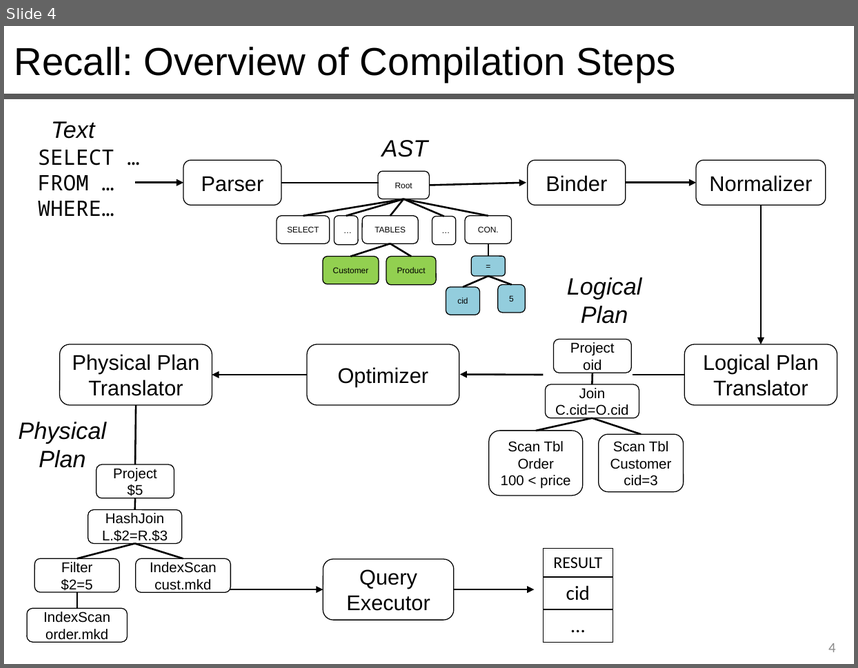
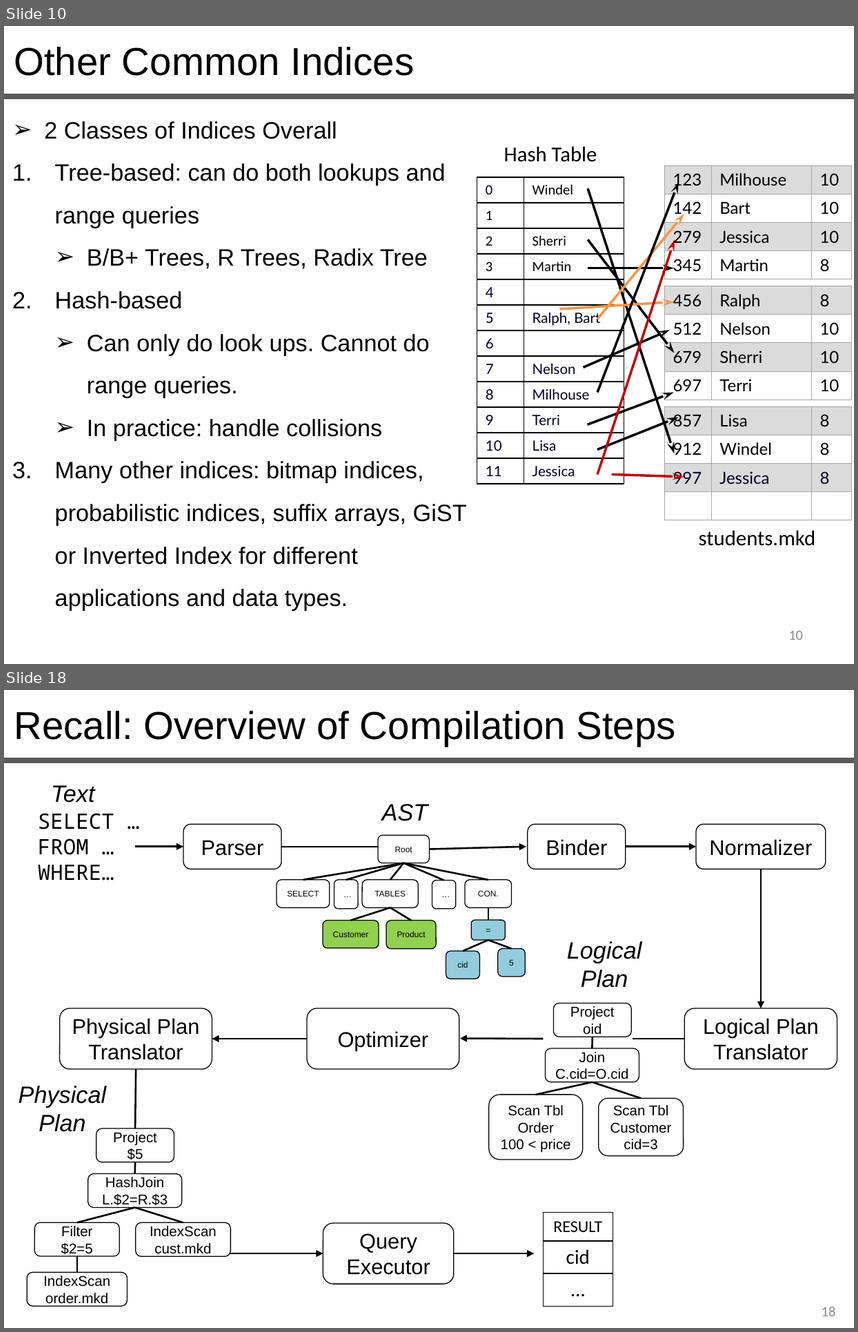
Before and after one commit to queryproc/slides, a slide deck: 13-14-query-processing.pptx. Shown one above the other, each under a label of ours: slide 4 before the commit, slides 10 and 18 after it; the slides between them are not shown. The pictures are 858x668 and 858x1332 pixels, drawn with LibreOffice and Linux fonts; fonts in the diff are those of the drawing. Boxes give left, top, right and bottom in pixels: in the first picture for what was removed or moved away, otherwise in the second. Text is boxed around its words. In the diff, an @@ line names an element or a change of style, - is before the commit and + after.

```diff
--- a/13-14-query-processing.pptx
+++ b/13-14-query-processing.pptx
@@ slide 10 added at (x1=4, y1=26, x2=854, y2=664), background #FFFFFF @@
@@ text added at (x1=14, y1=47, x2=415, y2=76), 33 pt, text #000000 @@
+Other Common Indices
@@ line added from (4, 96) to (854, 96), #595959 4.5 pt @@
@@ text added at (x1=44, y1=121, x2=467, y2=610), 20 pt, text #000000 @@
+➢ 2 Classes of Indices Overall
+1. Tree-based: can do both lookups and range queries
+  ➢ B/B+ Trees, R Trees, Radix Tree
+2. Hash-based
+  ➢ Can only do look ups. Cannot do range queries.
+  ➢ In practice: handle collisions
+3. Many other indices: bitmap indices, probabilistic indices, suffix arrays, GiST or Inverted Index for different applications and data types.
@@ text added at (x1=504, y1=146, x2=597, y2=162), 18 pt, text #000000 @@
+Hash Table
@@ table added at (x1=664, y1=165, x2=851, y2=279), 4 rows, 3 columns @@
+123 | Milhouse | 10
+142 | Bart | 10
+279 | Jessica | 10
+345 | Martin | 8
@@ table added at (x1=477, y1=177, x2=624, y2=483), 12 rows, 2 columns @@
+0 | Windel
+1 | 
+2 | Sherri
+3 | Martin
+4 | 
+5 | Ralph, Bart
+6 | 
+7 | Nelson
+8 | Milhouse
+9 | Terri
+10 | Lisa
+11 | Jessica
@@ arrow added from (588, 188) to (675, 454), #000000 2 pt @@
@@ arrow added from (597, 392) to (679, 181), #000000 2 pt @@
@@ arrow added from (597, 319) to (684, 214), #F79646 2 pt @@
@@ arrow added from (588, 239) to (675, 352), #000000 2 pt @@
@@ arrow added from (597, 474) to (675, 239), #C00000 2 pt @@
@@ arrow added from (588, 268) to (674, 268), #000000 2 pt @@
@@ table added at (x1=664, y1=286, x2=851, y2=399), 4 rows, 3 columns @@
+456 | Ralph | 8
+512 | Nelson | 10
+679 | Sherri | 10
+697 | Terri | 10
@@ arrow added from (560, 309) to (674, 301), #F79646 2 pt @@
@@ arrow added from (583, 367) to (670, 330), #000000 2 pt @@
@@ arrow added from (587, 425) to (674, 392), #000000 2 pt @@
@@ arrow added from (597, 450) to (678, 417), #000000 2 pt @@
@@ table added at (x1=664, y1=406, x2=851, y2=519), 4 rows, 3 columns @@
+857 | Lisa | 8
+912 | Windel | 8
+997 | Jessica | 8
+ |  | 
@@ arrow added from (612, 474) to (684, 477), #C00000 2 pt @@
@@ text added at (x1=699, y1=530, x2=816, y2=546), 18 pt, text #000000 @@
+students.mkd
@@ page number added at (x1=789, y1=630, x2=803, y2=639), 12 pt, text #8C8C8C @@
+10
@@ what was slide 4 is now slide 18 @@
@@ page number at (x1=822, y1=1306, x2=836, y2=1316): text changed @@
-4
+18
```
Also in this commit, not shown: 8 slides changed, 13 other slides added, 1 other file.
